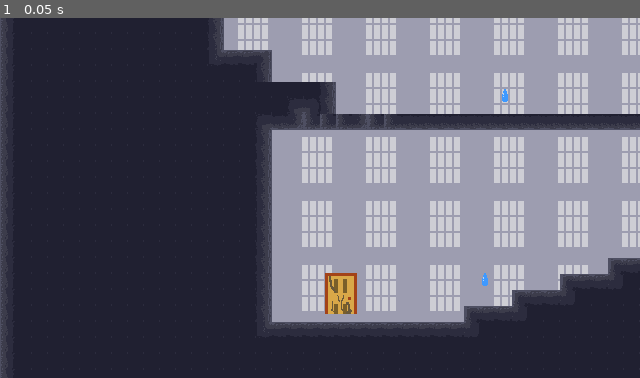
Above: before the commit, frame 1.
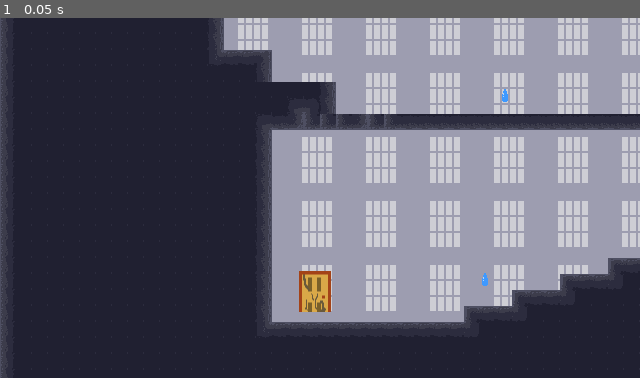
Above: after the commit, the same moment.

Repository: Aterlone/MasseyGameJam
Game: Godot game, scene res://house_1.tscn
Two runs of this game, one before a commit and one after it. Both use one fixed random seed, a clock stepped at 60 frames per second and the inputs below. This scene is started directly instead of the project's main scene.
Inputs:
- Up to frame 1 (0.05 s): no input

The runs differ from the first frame. In frame 1, 1.0% of the frame differs, in the area x 46-56%, y 70-83%.

Commit message:
fixed doors

Diff:
--- a/Misc/Door.gd
+++ b/Misc/Door.gd
@@ -30,6 +30,8 @@
 	"Z",
 ) var door_char
 
+@onready var MAIN = get_tree().get_root().get_child(0)
+
 var player_on_door = 0
 var player
 
@@ -38,17 +40,21 @@
 func _ready() -> void:
 	self.name = "Door" + str(door_char)
 
-func _process(delta: float) -> void:
+func _physics_process(delta: float) -> void:
 	if player_on_door:
 		if Input.is_action_just_pressed("ui_accept"):
-			print("SCENE CHANGE")
-			if player.in_house:
-				print("OUT HOUSE")
-				scene_change("res://level_1.tscn")
-			else:
-				print("IN HOUSE" + str(player.in_house))
-				scene_change("res://house_1.tscn")
-			player.get_node("Sprite2D").outside = !player.in_house
+
+			MAIN.switch_to_next_level(door_char)
+			return
+
+			#print("SCENE CHANGE")
+			#if player.in_house:
+				#print("OUT HOUSE")
+				#scene_change("res://level_1.tscn")
+			#else:
+				#print("IN HOUSE" + str(player.in_house))
+				#scene_change("res://house_1.tscn")
+			#player.get_node("Sprite2D").outside = !player.in_house
 
 func _on_body_entered(body):
 	player = body;
@@ -61,17 +67,25 @@
 		player_on_door = 0
 
 
-## Change scene
-func scene_change(scene: String):
-	var this_scene = load(scene)
-	player.in_house = !player.in_house
-
-	area_container.add_child(this_scene.instantiate())
-
-	other_door = area_container.get_child(1).get_node("Door"+str(door_char))
-	other_door.get_node("CollisionShape2D").queue_free()
-
-	player.global_position = other_door.global_position
-	player.get_node("Sprite2D").checkpoint()
-
-	area_container.get_child(0).queue_free()
+### Change scene
+#func scene_change(scene: String):
+	#var this_scene = load(scene)
+	#player.in_house = !player.in_house
+	#
+	#MAIN.switch_to_next_level(door_char)
+	#return
+	#
+	#area_container.add_child(this_scene.instantiate())
+	#
+	#await get_tree().process_frame
+	#
+	#other_door = area_container.get_child(1).get_node("Door"+str(door_char))
+	#other_door.get_node("CollisionShape2D").queue_free()
+	##print(str())
+#
+	#player.global_position = other_door.global_position
+	#player.get_node("Sprite2D").checkpoint()
+	#
+	#area_container.get_child(0).queue_free()
+	#
+	#print(str(area_container.get_children()))
--- /dev/null
+++ b/Misc/door.tscn
@@ -0,0 +1,23 @@
+[gd_scene load_steps=4 format=3 uid="uid://d3njlxh4o5xxr"]
+
+[ext_resource type="Script" uid="uid://bk1bf37xv1x5a" path="res://Misc/Door.gd" id="1_v4c61"]
+[ext_resource type="Texture2D" uid="uid://cq4q10u1w82xu" path="res://objects/door.png" id="2_s7rjb"]
+
+[sub_resource type="RectangleShape2D" id="RectangleShape2D_hn12h"]
+size = Vector2(30, 41.5)
+
+[node name="Door" type="Area2D"]
+collision_mask = 3
+script = ExtResource("1_v4c61")
+door_char = 1
+
+[node name="CollisionShape2D" type="CollisionShape2D" parent="."]
+position = Vector2(0, -7.25)
+shape = SubResource("RectangleShape2D_hn12h")
+
+[node name="Sprite2D" type="Sprite2D" parent="."]
+position = Vector2(0, -7)
+texture = ExtResource("2_s7rjb")
+
+[connection signal="body_entered" from="." to="." method="_on_body_entered"]
+[connection signal="body_exited" from="." to="." method="_on_body_exited"]
--- a/house_1.tscn
+++ b/house_1.tscn
@@ -1,13 +1,9 @@
-[gd_scene load_steps=7 format=4 uid="uid://bumr1as6ubt52"]
+[gd_scene load_steps=5 format=4 uid="uid://bumr1as6ubt52"]
 
 [ext_resource type="Texture2D" uid="uid://blxghtt6wglwq" path="res://backgroundwall.png" id="1_mu17e"]
 [ext_resource type="PackedScene" uid="uid://dusrftt1q7hkb" path="res://objects/waterdrop.tscn" id="3_68721"]
-[ext_resource type="Script" uid="uid://bk1bf37xv1x5a" path="res://Misc/Door.gd" id="3_l6kfo"]
-[ext_resource type="Texture2D" uid="uid://cq4q10u1w82xu" path="res://objects/door.png" id="4_68721"]
+[ext_resource type="PackedScene" uid="uid://d3njlxh4o5xxr" path="res://Misc/door.tscn" id="4_68721"]
 [ext_resource type="PackedScene" uid="uid://d2ltot4cgc2nk" path="res://tiles/collision_tiles.tscn" id="4_mu17e"]
-
-[sub_resource type="RectangleShape2D" id="RectangleShape2D_mu17e"]
-size = Vector2(30, 41)
 
 [node name="house_1" type="Node2D"]
 
@@ -18,104 +14,6 @@
 texture = ExtResource("1_mu17e")
 region_enabled = true
 region_rect = Rect2(0, 0, 8192, 1024)
-
-[node name="Door" type="Area2D" parent="."]
-position = Vector2(342, 275)
-collision_mask = 3
-script = ExtResource("3_l6kfo")
-door_char = 0
-
-[node name="CollisionShape2D" type="CollisionShape2D" parent="Door"]
-position = Vector2(-1, 0.5)
-shape = SubResource("RectangleShape2D_mu17e")
-
-[node name="Sprite2D" type="Sprite2D" parent="Door"]
-position = Vector2(-1, 0.5)
-texture = ExtResource("4_68721")
-
-[node name="Door2" type="Area2D" parent="."]
-position = Vector2(825, -174)
-collision_mask = 3
-script = ExtResource("3_l6kfo")
-door_char = 1
-
-[node name="CollisionShape2D" type="CollisionShape2D" parent="Door2"]
-position = Vector2(-1, 0.5)
-shape = SubResource("RectangleShape2D_mu17e")
-
-[node name="Sprite2D" type="Sprite2D" parent="Door2"]
-position = Vector2(-1, 0.5)
-texture = ExtResource("4_68721")
-
-[node name="Door3" type="Area2D" parent="."]
-position = Vector2(825, -174)
-collision_mask = 3
-script = ExtResource("3_l6kfo")
-door_char = 1
-
-[node name="CollisionShape2D" type="CollisionShape2D" parent="Door3"]
-position = Vector2(-1, 0.5)
-shape = SubResource("RectangleShape2D_mu17e")
-
-[node name="Sprite2D" type="Sprite2D" parent="Door3"]
-position = Vector2(-1, 0.5)
-texture = ExtResource("4_68721")
-
-[node name="Door4" type="Area2D" parent="."]
-position = Vector2(1335, 138)
-collision_mask = 3
-script = ExtResource("3_l6kfo")
-door_char = 2
-
-[node name="Sprite2D" type="Sprite2D" parent="Door4"]
-position = Vector2(-1, 0.5)
-texture = ExtResource("4_68721")
-
-[node name="CollisionShape2D" type="CollisionShape2D" parent="Door4"]
-position = Vector2(-1, 0.5)
-shape = SubResource("RectangleShape2D_mu17e")
-
-[node name="Door5" type="Area2D" parent="."]
-position = Vector2(1266, -12)
-collision_mask = 3
-script = ExtResource("3_l6kfo")
-door_char = 3
-
-[node name="CollisionShape2D" type="CollisionShape2D" parent="Door5"]
-position = Vector2(-1, 0.5)
-shape = SubResource("RectangleShape2D_mu17e")
-
-[node name="Sprite2D" type="Sprite2D" parent="Door5"]
-position = Vector2(-1, 0.5)
-texture = ExtResource("4_68721")
-
-[node name="Door6" type="Area2D" parent="."]
-position = Vector2(3225, -32)
-collision_mask = 3
-script = ExtResource("3_l6kfo")
-door_char = 4
-
-[node name="CollisionShape2D" type="CollisionShape2D" parent="Door6"]
-position = Vector2(-1, 0.5)
-shape = SubResource("RectangleShape2D_mu17e")
-
-[node name="Sprite2D" type="Sprite2D" parent="Door6"]
-position = Vector2(-1, 0.5)
-texture = ExtResource("4_68721")
-
-[node name="Door7" type="Area2D" parent="."]
-position = Vector2(3256, 406)
-collision_mask = 3
-script = ExtResource("3_l6kfo")
-door_char = 5
-
-[node name="CollisionShape2D" type="CollisionShape2D" parent="Door7"]
-position = Vector2(-1, 0.5)
-shape = SubResource("RectangleShape2D_mu17e")
-
-[node name="Sprite2D" type="Sprite2D" parent="Door7"]
-position = Vector2(-1, 0.5)
-texture = ExtResource("4_68721")
 
 [node name="Waterdrop" parent="." instance=ExtResource("3_68721")]
 position = Vector2(485, 262)
@@ -138,17 +36,16 @@
 [node name="CollisionTiles" parent="." instance=ExtResource("4_mu17e")]
 tile_map_data = PackedByteArray("AAAIAB4AAgABAAEAAAAIAB0AAgABAAEAAAAIABwAAgABAAEAAAAIABsAAgABAAEAAAAIABoAAgABAAEAAAAIAB …(245728 unchanged characters)…
 
-[connection signal="body_entered" from="Door" to="Door" method="_on_body_entered"]
-[connection signal="body_exited" from="Door" to="Door" method="_on_body_exited"]
-[connection signal="body_entered" from="Door2" to="Door2" method="_on_body_entered"]
-[connection signal="body_exited" from="Door2" to="Door2" method="_on_body_exited"]
-[connection signal="body_entered" from="Door3" to="Door3" method="_on_body_entered"]
-[connection signal="body_exited" from="Door3" to="Door3" method="_on_body_exited"]
-[connection signal="body_entered" from="Door4" to="Door4" method="_on_body_entered"]
-[connection signal="body_exited" from="Door4" to="Door4" method="_on_body_exited"]
-[connection signal="body_entered" from="Door5" to="Door5" method="_on_body_entered"]
-[connection signal="body_exited" from="Door5" to="Door5" method="_on_body_exited"]
-[connection signal="body_entered" from="Door6" to="Door6" method="_on_body_entered"]
-[connection signal="body_exited" from="Door6" to="Door6" method="_on_body_exited"]
-[connection signal="body_entered" from="Door7" to="Door7" method="_on_body_entered"]
-[connection signal="body_exited" from="Door7" to="Door7" method="_on_body_exited"]
+[node name="Door" parent="." instance=ExtResource("4_68721")]
+position = Vector2(315, 281)
+door_char = 0
+
+[node name="Door2" parent="." instance=ExtResource("4_68721")]
+position = Vector2(812, -160)
+
+[node name="Door3" parent="." instance=ExtResource("4_68721")]
+position = Vector2(1281, 237)
+door_char = 3
+
+[node name="Door4" parent="." instance=ExtResource("4_68721")]
+position = Vector2(1276, -5)
--- a/level_1.tscn
+++ b/level_1.tscn
@@ -1,20 +1,13 @@
-[gd_scene load_steps=10 format=4 uid="uid://bwnkl77idxjup"]
+[gd_scene load_steps=7 format=4 uid="uid://bwnkl77idxjup"]
 
 [ext_resource type="PackedScene" uid="uid://dusrftt1q7hkb" path="res://objects/waterdrop.tscn" id="1_3hls8"]
 [ext_resource type="Texture2D" uid="uid://b1e3qjryy32xh" path="res://Misc/cactus.png" id="1_rka8t"]
-[ext_resource type="Script" uid="uid://bk1bf37xv1x5a" path="res://Misc/Door.gd" id="2_hbghi"]
 [ext_resource type="PackedScene" uid="uid://d2ltot4cgc2nk" path="res://tiles/collision_tiles.tscn" id="3_hn12h"]
-[ext_resource type="Texture2D" uid="uid://cq4q10u1w82xu" path="res://objects/door.png" id="3_ihfcg"]
-[ext_resource type="PackedScene" uid="uid://ckjlo8mtlnnps" path="res://Misc/collapsPlatform.tscn" id="5_rka8t"]
+[ext_resource type="PackedScene" uid="uid://d3njlxh4o5xxr" path="res://Misc/door.tscn" id="3_rka8t"]
+[ext_resource type="PackedScene" path="res://Misc/collapsPlatform.tscn" id="5_rka8t"]
 
 [sub_resource type="RectangleShape2D" id="RectangleShape2D_ilcil"]
 size = Vector2(1209, 66)
-
-[sub_resource type="RectangleShape2D" id="RectangleShape2D_hn12h"]
-size = Vector2(30, 41.5)
-
-[sub_resource type="RectangleShape2D" id="RectangleShape2D_ihfcg"]
-size = Vector2(30, 41)
 
 [node name="level1" type="Node2D"]
 
@@ -65,74 +58,20 @@
 [node name="Waterdrop" parent="." instance=ExtResource("1_3hls8")]
 position = Vector2(485, 262)
 
-[node name="Door" type="Area2D" parent="."]
-position = Vector2(1340, 266)
-collision_mask = 3
-script = ExtResource("2_hbghi")
-door_char = 1
+[node name="Door" parent="." instance=ExtResource("3_rka8t")]
+position = Vector2(960, 266)
+door_char = 0
 
-[node name="CollisionShape2D" type="CollisionShape2D" parent="Door"]
-position = Vector2(0, -7.25)
-shape = SubResource("RectangleShape2D_hn12h")
+[node name="Door2" parent="." instance=ExtResource("3_rka8t")]
+position = Vector2(1293, 277)
 
-[node name="Sprite2D" type="Sprite2D" parent="Door"]
-position = Vector2(0, -7)
-texture = ExtResource("3_ihfcg")
-
-[node name="Door3" type="Area2D" parent="."]
-position = Vector2(1999, 202)
-collision_mask = 3
-script = ExtResource("2_hbghi")
+[node name="Door3" parent="." instance=ExtResource("3_rka8t")]
+position = Vector2(1995, 203)
 door_char = 2
 
-[node name="CollisionShape2D" type="CollisionShape2D" parent="Door3"]
-position = Vector2(0, -7.25)
-shape = SubResource("RectangleShape2D_hn12h")
-
-[node name="Sprite2D" type="Sprite2D" parent="Door3"]
-position = Vector2(0, -7)
-texture = ExtResource("3_ihfcg")
-
-[node name="Door4" type="Area2D" parent="."]
-position = Vector2(2353, 44)
-collision_mask = 3
-script = ExtResource("2_hbghi")
+[node name="Door4" parent="." instance=ExtResource("3_rka8t")]
+position = Vector2(2302, 55)
 door_char = 3
-
-[node name="CollisionShape2D" type="CollisionShape2D" parent="Door4"]
-position = Vector2(0, -7.25)
-shape = SubResource("RectangleShape2D_hn12h")
-
-[node name="Sprite2D" type="Sprite2D" parent="Door4"]
-position = Vector2(0, -7)
-texture = ExtResource("3_ihfcg")
-
-[node name="Door5" type="Area2D" parent="."]
-position = Vector2(3204, -37)
-collision_mask = 3
-script = ExtResource("2_hbghi")
-door_char = 4
-
-[node name="CollisionShape2D" type="CollisionShape2D" parent="Door5"]
-position = Vector2(0, -7.25)
-shape = SubResource("RectangleShape2D_hn12h")
-
-[node name="Sprite2D" type="Sprite2D" parent="Door5"]
-position = Vector2(0, -7)
-texture = ExtResource("3_ihfcg")
-
-[node name="Door2" type="Area2D" parent="."]
-position = Vector2(901, 268)
-collision_mask = 3
-script = ExtResource("2_hbghi")
-door_char = 0
-
-[node name="Sprite2D" type="Sprite2D" parent="Door2"]
-position = Vector2(0, -0.5)
-texture = ExtResource("3_ihfcg")
-
-[node name="CollisionShape2D2" type="CollisionShape2D" parent="Door2"]
-shape = SubResource("RectangleShape2D_ihfcg")
 
 [node name="CollisionTiles2" parent="." instance=ExtResource("3_hn12h")]
 position = Vector2(1, 0)
@@ -140,14 +79,3 @@
 
 [node name="CollapsPlatform" parent="." instance=ExtResource("5_rka8t")]
 position = Vector2(444, 312)
-
-[connection signal="body_entered" from="Door" to="Door" method="_on_body_entered"]
-[connection signal="body_exited" from="Door" to="Door" method="_on_body_exited"]
-[connection signal="body_entered" from="Door3" to="Door3" method="_on_body_entered"]
-[connection signal="body_exited" from="Door3" to="Door3" method="_on_body_exited"]
-[connection signal="body_entered" from="Door4" to="Door4" method="_on_body_entered"]
-[connection signal="body_exited" from="Door4" to="Door4" method="_on_body_exited"]
-[connection signal="body_entered" from="Door5" to="Door5" method="_on_body_entered"]
-[connection signal="body_exited" from="Door5" to="Door5" method="_on_body_exited"]
-[connection signal="body_entered" from="Door2" to="Door2" method="_on_body_entered"]
-[connection signal="body_exited" from="Door2" to="Door2" method="_on_body_exited"]
--- /dev/null
+++ b/main.gd
@@ -0,0 +1,31 @@
+extends Node2D
+
+var to_outside = true
+
+func switch_to_next_level(new_door_char):
+	to_outside = !to_outside
+
+	## insert new level
+	for child in $AreaContainer.get_children():
+		child.queue_free()
+
+	await get_tree().process_frame
+
+	if to_outside:
+		$AreaContainer.add_child(load("res://level_1.tscn").instantiate())
+	else:
+		$AreaContainer.add_child(load("res://house_1.tscn").instantiate())
+
+	await get_tree().process_frame
+
+	var spawn_door = $AreaContainer.get_child(0).get_node("Door" + str(new_door_char))
+
+	$Player.global_position = spawn_door.global_position
+	spawn_door.get_node("CollisionShape2D").disabled = true
+	$MainCamera.global_position = $Player.global_position
+
+	$Player.get_node("Sprite2D").outside = to_outside
+
+
+	print(str(new_door_char))
+	print(to_outside)
--- a/main.tscn
+++ b/main.tscn
@@ -1,11 +1,13 @@
-[gd_scene load_steps=5 format=3 uid="uid://n6u7lr0nc7i6"]
+[gd_scene load_steps=6 format=3 uid="uid://n6u7lr0nc7i6"]
 
 [ext_resource type="PackedScene" uid="uid://bwnkl77idxjup" path="res://level_1.tscn" id="1_h2yge"]
 [ext_resource type="PackedScene" uid="uid://chs0nv8r8ro0j" path="res://player/player.tscn" id="1_ig7tw"]
+[ext_resource type="Script" uid="uid://c53cjewed3bfr" path="res://main.gd" id="1_lquwl"]
 [ext_resource type="PackedScene" uid="uid://fdatdf51khw2" path="res://player/main_camera.tscn" id="3_h2yge"]
 [ext_resource type="PackedScene" uid="uid://dy1tufsxdobps" path="res://UI/HUD.tscn" id="4_1bvp3"]
 
 [node name="Main" type="Node2D"]
+script = ExtResource("1_lquwl")
 
 [node name="AreaContainer" type="Node2D" parent="."]
 
Not shown, added: main.gd.uid
